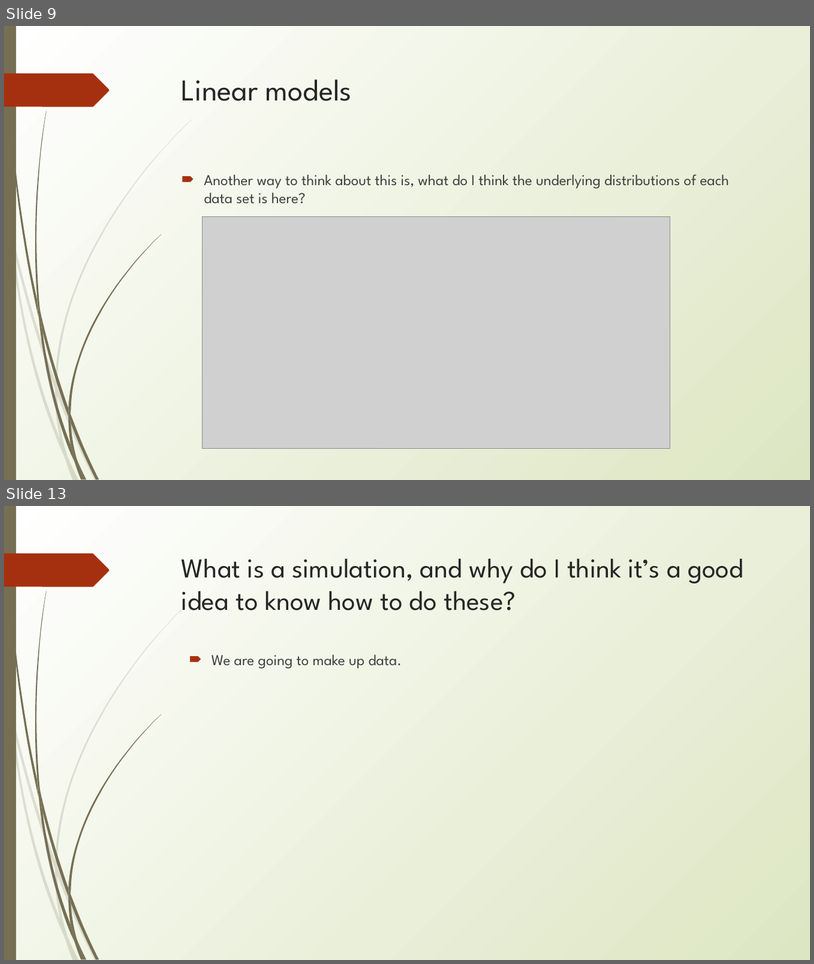
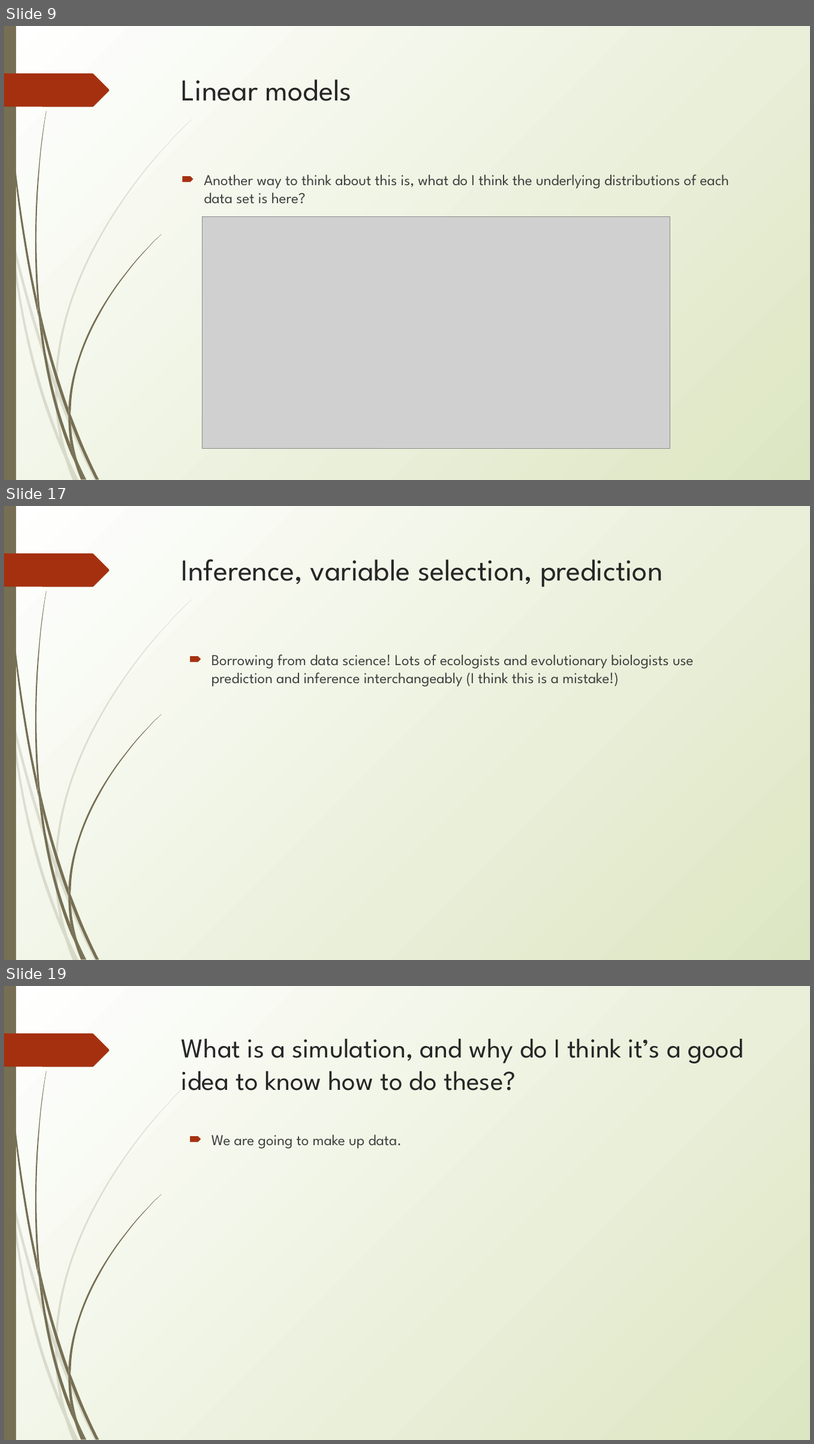
Before and after one commit to erynmcfarlane/GraduateStatsClass, a slide deck: Lecture1 _v2.pptx. Shown one above the other, each under a label of ours: slides 9 and 13 before the commit, slides 9, 17 and 19 after it; the slides between them are not shown. The pictures are 814x964 and 814x1444 pixels, drawn with LibreOffice and Linux fonts; fonts in the diff are those of the drawing; grey boxes stand for pictures. Boxes give left, top, right and bottom in pixels: in the first picture for what was removed or moved away, otherwise in the second. Text is boxed around its words. In the diff, an @@ line names an element or a change of style, - is before the commit and + after.

```diff
--- a/Lecture1 _v2.pptx
+++ b/Lecture1 _v2.pptx
@@ slide 17 added at [4,506,810,960], background gradient #FFFFFF to #DDE6C3; not listed: 24 template elements that a slide beside it also shows @@
@@ title added at [182,559,663,587], 36 pt, text #262626 @@
+Inference, variable selection, prediction
@@ text added at [212,654,694,687], 18 pt, text #3F3F3F @@
+🠶 Borrowing from data science! Lots of ecologists and evolutionary biologists use prediction and inference interchangeably (I think this is a mistake!)
@@ what was slide 13 is now slide 19 @@
```
Also in this commit, not shown: 2 slides changed, 7 other slides added, 2 slides removed, 1 other file.
